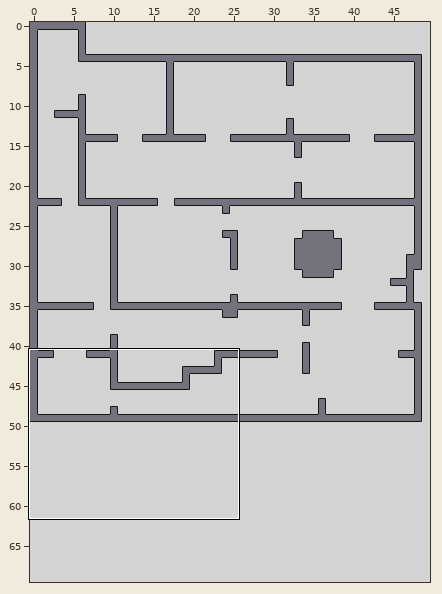
Level history. Tiled map: assets/data/mapTest.tmx. Above: a wide view before the commit, with the close-up outlined.
Close-up. As it was:
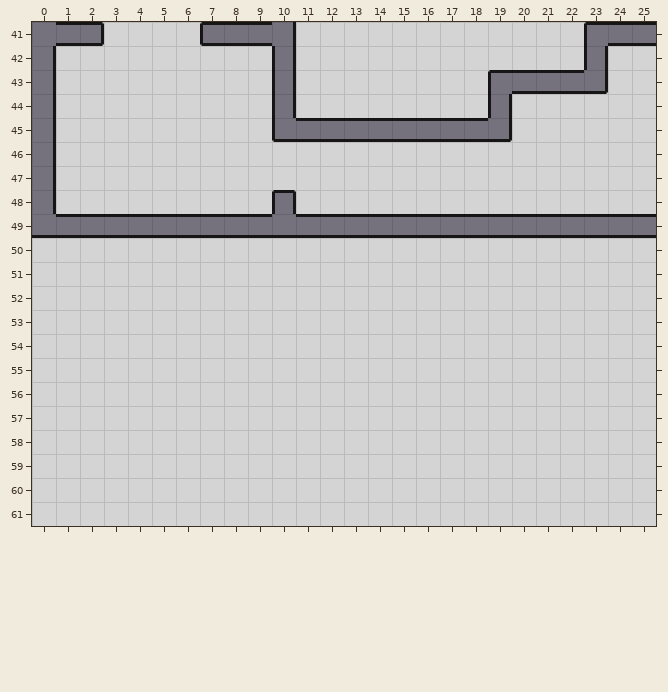
Cells are 32x32 px. Shown: x 0..25, y 41..61. The commit also changed other parts of the map, which this record leaves out.
The same view after the edit:
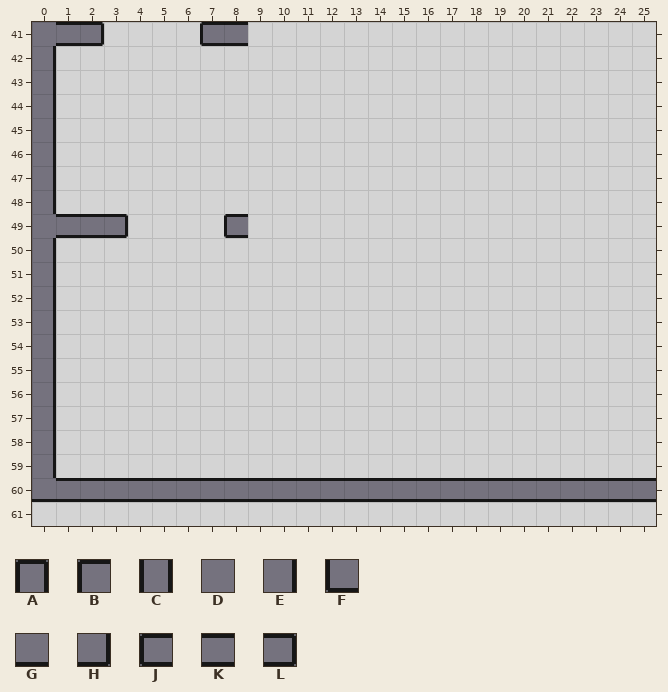
Key: from "goodTiles": A 2, B 3, C 11, D 13, E 14, F 21, G 22, H 23, J 30, K 31, L 32.
_ is an empty cell.
Diff:
Layer "Foreground":
y 41: x 9..10 KE -> __; x 23..25 BKK -> ___
y 42: x 10 C -> _; x 23 C -> _
y 43: x 10 C -> _; x 19..23 BKKKH -> _____
y 44: x 10 C -> _; x 19 C -> _
y 45: x 10..19 FKKKKKKKKH -> __________
y 48: x 10 A -> _
y 49: x 0 G -> D; x 3..25 KKKKKKKGKKKKKKKKKKKKKKK -> L____J_________________
y 50..59: x 0 _ -> E
y 60: x 0..25 __________________________ -> GKKKKKKKKKKKKKKKKKKKKKKKKK
